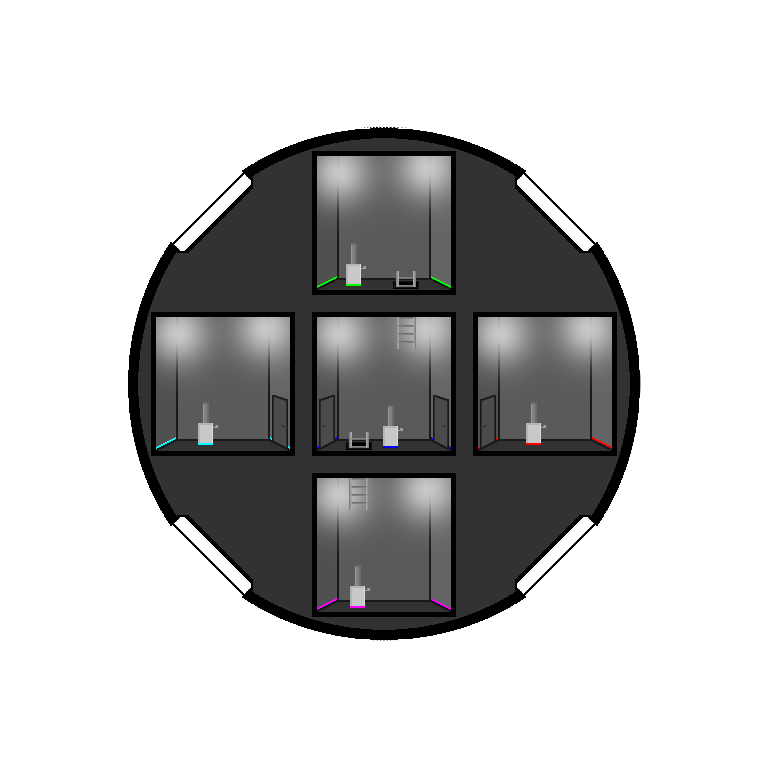
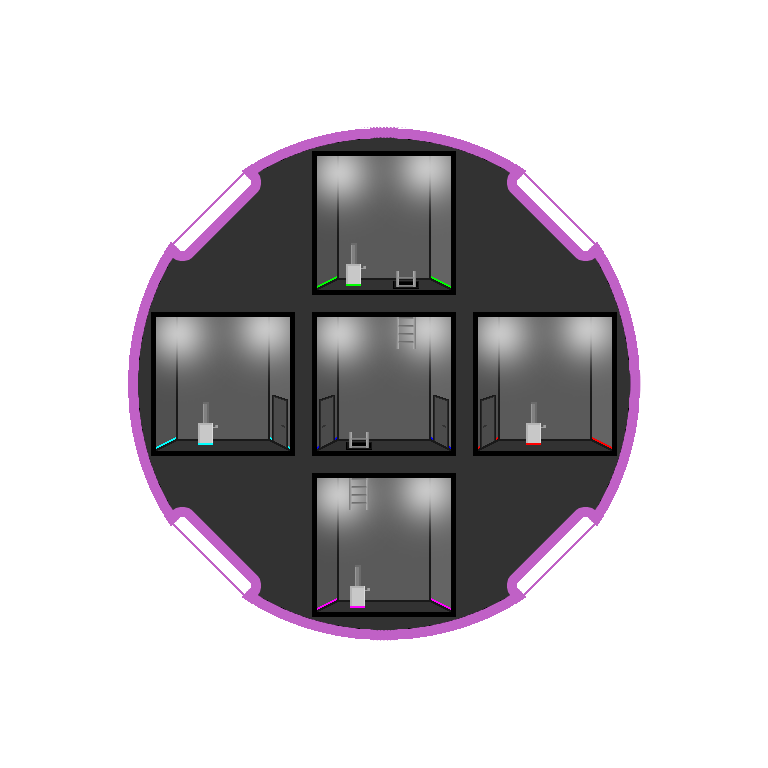
Layer changes from the first 768px x 768px image to the second:
hid "Console" (3rd of 5, in "Time Room") over [383, 405, 403, 448]
